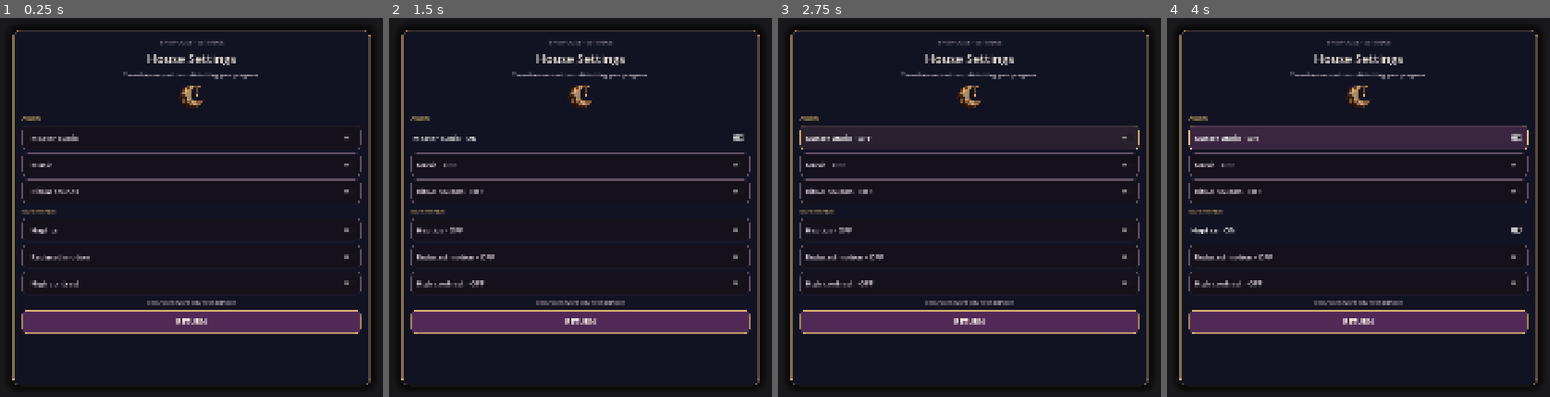
Above: before the commit, frames 1-4 (left to right).
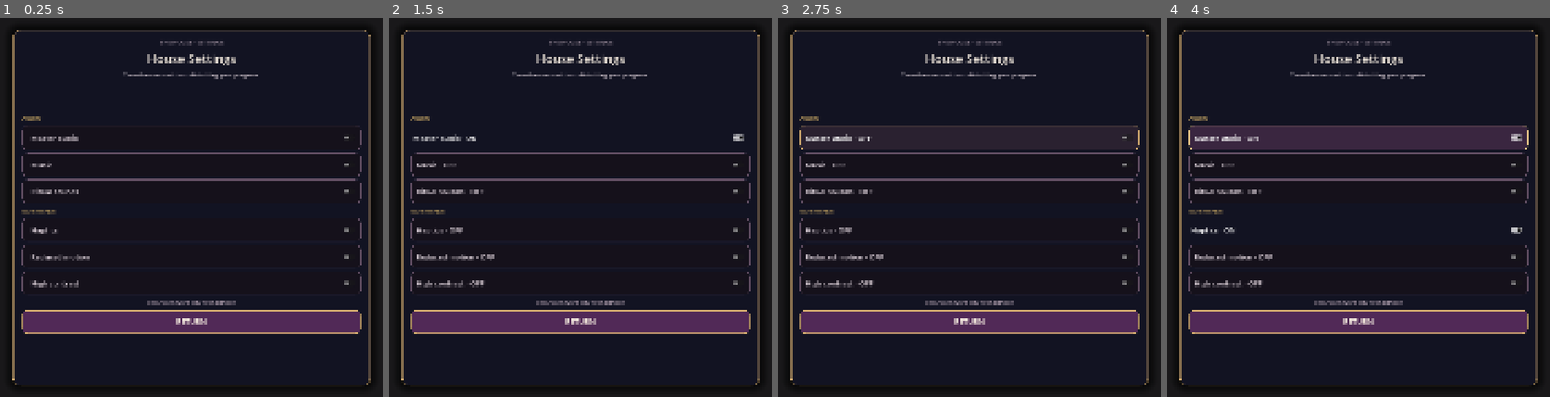
Above: after the commit, the same moments.

Repository: Jay-prodesign/akilta-match3
Game: Godot game, scene res://src/ui/settings/settings_panel.tscn
Two runs of this game, one before a commit and one after it. Both use one fixed random seed, a clock stepped at 60 frames per second and the inputs below. This scene is started directly instead of the project's main scene.
Inputs:
- Up to frame 1 (0.25 s): no input
- Up to frame 2 (1.5 s): click "RETURN" at 0.5 s; click "Master audio" at 1.25 s
- Up to frame 3 (2.75 s): click "Master audio · ON" at 2 s
- Up to frame 4 (4 s): click "Master audio · OFF" at 2.75 s; click "Haptics · OFF" at 3.5 s

The runs differ from the first frame. In frame 1, 0.2% of the frame differs, in the area x 46-54%, y 17-24%; in frame 2, 0.2%; in frame 3, 0.2%; in frame 4, 0.2%.

Commit message:
Author Settings sigil and normal high-contrast style resources

Diff:
--- a/src/ui/settings/settings_panel.tscn
+++ b/src/ui/settings/settings_panel.tscn
@@ -38,6 +38,130 @@
 corner_radius_bottom_right = 16
 corner_radius_bottom_left = 16
 
+[sub_resource type="StyleBoxFlat" id="CardHigh"]
+bg_color = Color(0.031, 0.039, 0.071, 1)
+border_width_left = 3
+border_width_top = 3
+border_width_right = 3
+border_width_bottom = 3
+border_color = Color(1, 0.945, 0.714, 1)
+corner_radius_top_left = 18
+corner_radius_top_right = 18
+corner_radius_bottom_right = 18
+corner_radius_bottom_left = 18
+content_margin_left = 24.0
+content_margin_top = 20.0
+content_margin_right = 24.0
+content_margin_bottom = 20.0
+shadow_color = Color(0, 0, 0, 0.72)
+shadow_size = 24
+
+[sub_resource type="StyleBoxFlat" id="ToggleHover"]
+bg_color = Color(0.165, 0.129, 0.188, 1)
+border_width_left = 1
+border_width_top = 1
+border_width_right = 1
+border_width_bottom = 1
+border_color = Color(0.835, 0.678, 0.439, 1)
+corner_radius_top_left = 12
+corner_radius_top_right = 12
+corner_radius_bottom_right = 12
+corner_radius_bottom_left = 12
+content_margin_left = 14.0
+content_margin_right = 14.0
+
+[sub_resource type="StyleBoxFlat" id="TogglePressed"]
+bg_color = Color(0.227, 0.149, 0.251, 1)
+border_width_left = 1
+border_width_top = 1
+border_width_right = 1
+border_width_bottom = 1
+border_color = Color(0.941, 0.808, 0.541, 1)
+corner_radius_top_left = 12
+corner_radius_top_right = 12
+corner_radius_bottom_right = 12
+corner_radius_bottom_left = 12
+content_margin_left = 14.0
+content_margin_right = 14.0
+
+[sub_resource type="StyleBoxFlat" id="ToggleHigh"]
+bg_color = Color(0.035, 0.039, 0.063, 0.98)
+border_width_left = 2
+border_width_top = 2
+border_width_right = 2
+border_width_bottom = 2
+border_color = Color(1, 0.945, 0.714, 0.84)
+corner_radius_top_left = 12
+corner_radius_top_right = 12
+corner_radius_bottom_right = 12
+corner_radius_bottom_left = 12
+content_margin_left = 14.0
+content_margin_right = 14.0
+
+[sub_resource type="StyleBoxFlat" id="ToggleHighHover"]
+bg_color = Color(0.165, 0.129, 0.188, 1)
+border_width_left = 2
+border_width_top = 2
+border_width_right = 2
+border_width_bottom = 2
+border_color = Color(1, 0.945, 0.714, 1)
+corner_radius_top_left = 12
+corner_radius_top_right = 12
+corner_radius_bottom_right = 12
+corner_radius_bottom_left = 12
+content_margin_left = 14.0
+content_margin_right = 14.0
+
+[sub_resource type="StyleBoxFlat" id="ToggleHighPressed"]
+bg_color = Color(0.227, 0.149, 0.251, 1)
+border_width_left = 2
+border_width_top = 2
+border_width_right = 2
+border_width_bottom = 2
+border_color = Color(1, 0.945, 0.714, 1)
+corner_radius_top_left = 12
+corner_radius_top_right = 12
+corner_radius_bottom_right = 12
+corner_radius_bottom_left = 12
+content_margin_left = 14.0
+content_margin_right = 14.0
+
+[sub_resource type="StyleBoxFlat" id="CloseHover"]
+bg_color = Color(0.482, 0.267, 0.51, 1)
+border_width_left = 2
+border_width_top = 2
+border_width_right = 2
+border_width_bottom = 2
+border_color = Color(0.835, 0.678, 0.439, 1)
+corner_radius_top_left = 12
+corner_radius_top_right = 12
+corner_radius_bottom_right = 12
+corner_radius_bottom_left = 12
+
+[sub_resource type="StyleBoxFlat" id="ClosePressed"]
+bg_color = Color(0.243, 0.114, 0.263, 1)
+border_width_left = 2
+border_width_top = 2
+border_width_right = 2
+border_width_bottom = 2
+border_color = Color(0.835, 0.678, 0.439, 1)
+corner_radius_top_left = 12
+corner_radius_top_right = 12
+corner_radius_bottom_right = 12
+corner_radius_bottom_left = 12
+
+[sub_resource type="StyleBoxFlat" id="CloseHigh"]
+bg_color = Color(0.388, 0.208, 0.416, 1)
+border_width_left = 3
+border_width_top = 3
+border_width_right = 3
+border_width_bottom = 3
+border_color = Color(1, 0.945, 0.714, 1)
+corner_radius_top_left = 12
+corner_radius_top_right = 12
+corner_radius_bottom_right = 12
+corner_radius_bottom_left = 12
+
 [node name="SettingsPanel" type="Control"]
 layout_mode = 3
 anchors_preset = 15
@@ -47,6 +171,18 @@
 grow_vertical = 2
 mouse_filter = 0
 script = ExtResource("1_settings")
+card_normal_style = SubResource("Card")
+card_high_style = SubResource("CardHigh")
+toggle_normal_style = SubResource("Toggle")
+toggle_hover_style = SubResource("ToggleHover")
+toggle_pressed_style = SubResource("TogglePressed")
+toggle_high_style = SubResource("ToggleHigh")
+toggle_high_hover_style = SubResource("ToggleHighHover")
+toggle_high_pressed_style = SubResource("ToggleHighPressed")
+close_normal_style = SubResource("Close")
+close_hover_style = SubResource("CloseHover")
+close_pressed_style = SubResource("ClosePressed")
+close_high_style = SubResource("CloseHigh")
 
 [node name="Dim" type="ColorRect" parent="."]
 layout_mode = 1
@@ -95,6 +231,14 @@
 horizontal_alignment = 1
 autowrap_mode = 2
 
+[node name="HouseSigil" type="TextureRect" parent="Card/Content"]
+custom_minimum_size = Vector2(0, 72)
+layout_mode = 2
+mouse_filter = 2
+expand_mode = 1
+stretch_mode = 5
+modulate = Color(0.91, 0.788, 0.529, 1)
+
 [node name="AudioLabel" type="Label" parent="Card/Content"]
 layout_mode = 2
 theme_override_colors/font_color = Color(0.851, 0.71, 0.416, 1)
Not shown: 1 places in src/ui/settings/settings_panel.tscn that only renumber resources
